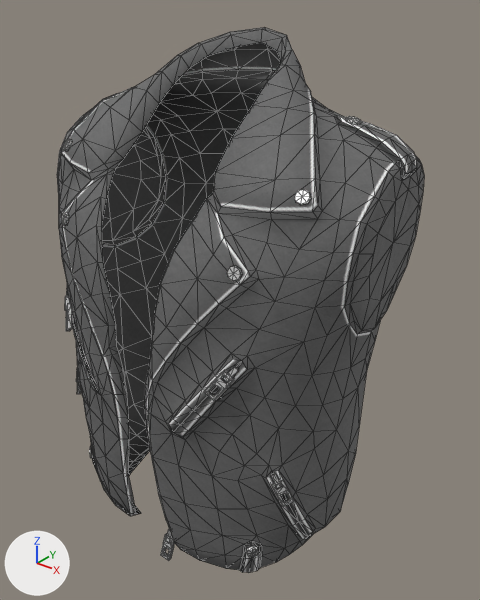
What one commit did to the glTF model assets/models/torso-jacket_style-1-punk-leather-1-black.glb.
Camera for both pictures: a camera (50 mm lens) standing at (0.372, -0.448, 0.455) and looking at (0.019, -0.006, 0.181). The lights are fixed; the arrows at lower left show +X, +Y and +Z. Mesh edges are drawn as thin lines.

In view in the first picture: 'jacket_male_punkLeather01'.
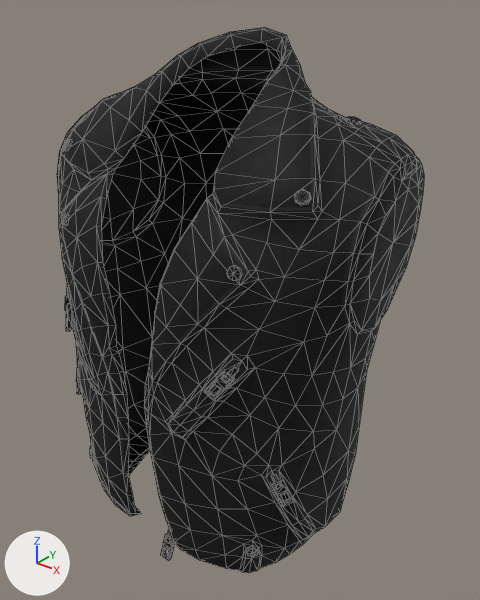
The change, as a diff of the scene's bpy script:
```diff
--- a/assets/models/torso-jacket_style-1-punk-leather-1-black.glb.py
+++ b/assets/models/torso-jacket_style-1-punk-leather-1-black.glb.py
@@ mat_punk_leather_jacket @@
 n1 = _N.new('ShaderNodeOutputMaterial'); n1.name = 'Material Output'
+n5 = _N.new('ShaderNodeMix'); n5.name = 'Mix'
+n5.data_type = 'RGBA'
+n5.blend_type = 'MULTIPLY'
+n5.inputs[0].default_value = 1.0  # 'Factor'
+n5.inputs[7].default_value = (0.0256, 0.0241, 0.0246, 1.0)  # 'B', black #2c2b2b
 n2 = _N.new('ShaderNodeTexImage'); n2.name = 'Image Texture'
@@ mat_punk_leather_jacket @@
 n0 = _N.new('ShaderNodeBsdfPrincipled'); n0.name = 'Principled BSDF'
 _L.new(n0.outputs[0], n1.inputs[0])  # 'BSDF' to 'Surface'
-_L.new(n2.outputs[0], n0.inputs[0])  # 'Color' to 'Base Color'
 _L.new(n3.outputs[2], n0.inputs[1])  # 'Blue' to 'Metallic'
@@ mat_punk_leather_jacket @@
 _L.new(n4.outputs[0], n3.inputs[0])  # 'Color' to 'Color'
+_L.new(n5.outputs[2], n0.inputs[0])  # 'Result' to 'Base Color'
+_L.new(n2.outputs[0], n5.inputs[6])  # 'Color' to 'A'
```

Pixel boxes [x1, y1, x2, y2] of what changed, in the pictures (480 x 600 px):
'jacket_male_punkLeather01', recoloured (grey to black)
    both: [57, 27, 424, 573]
